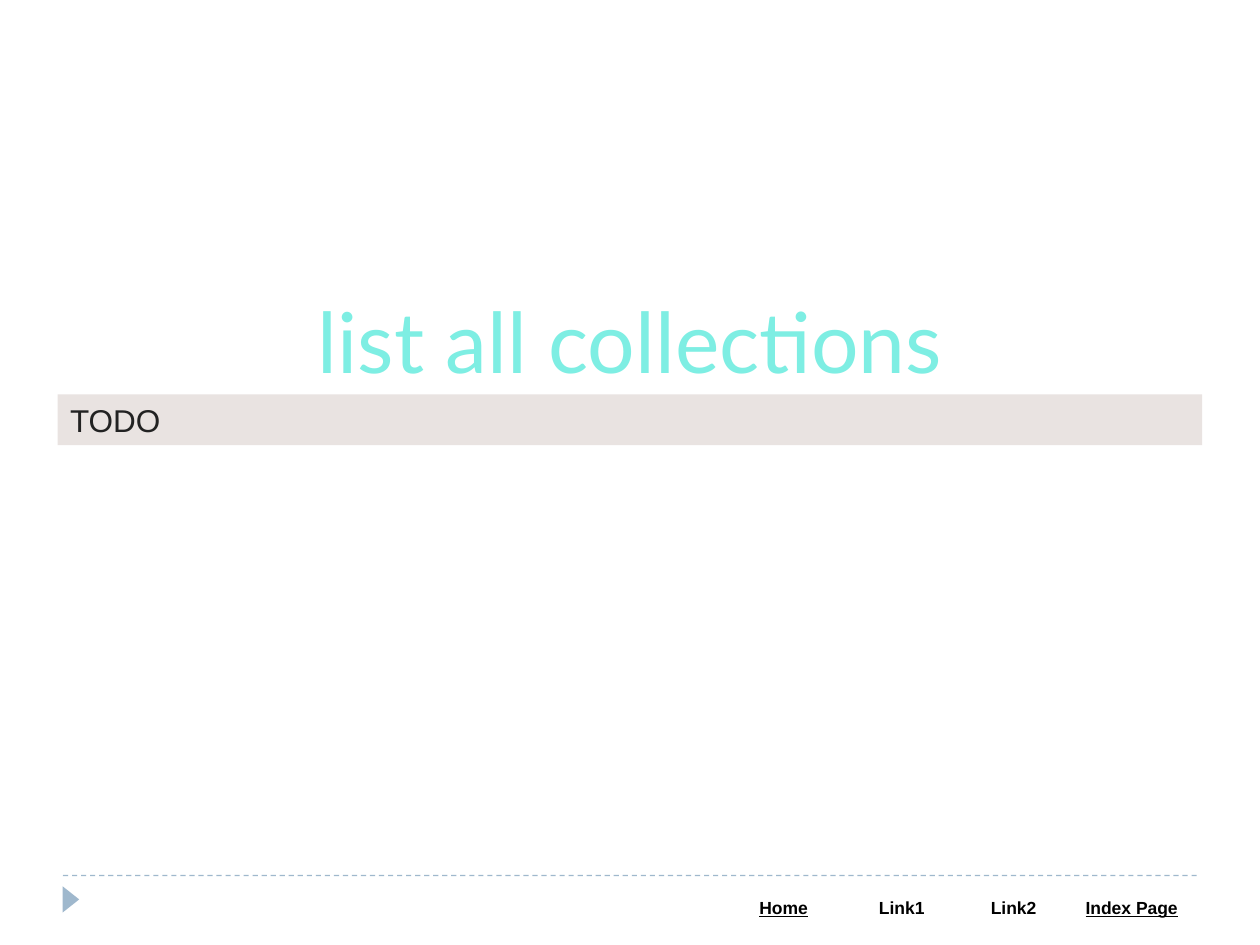
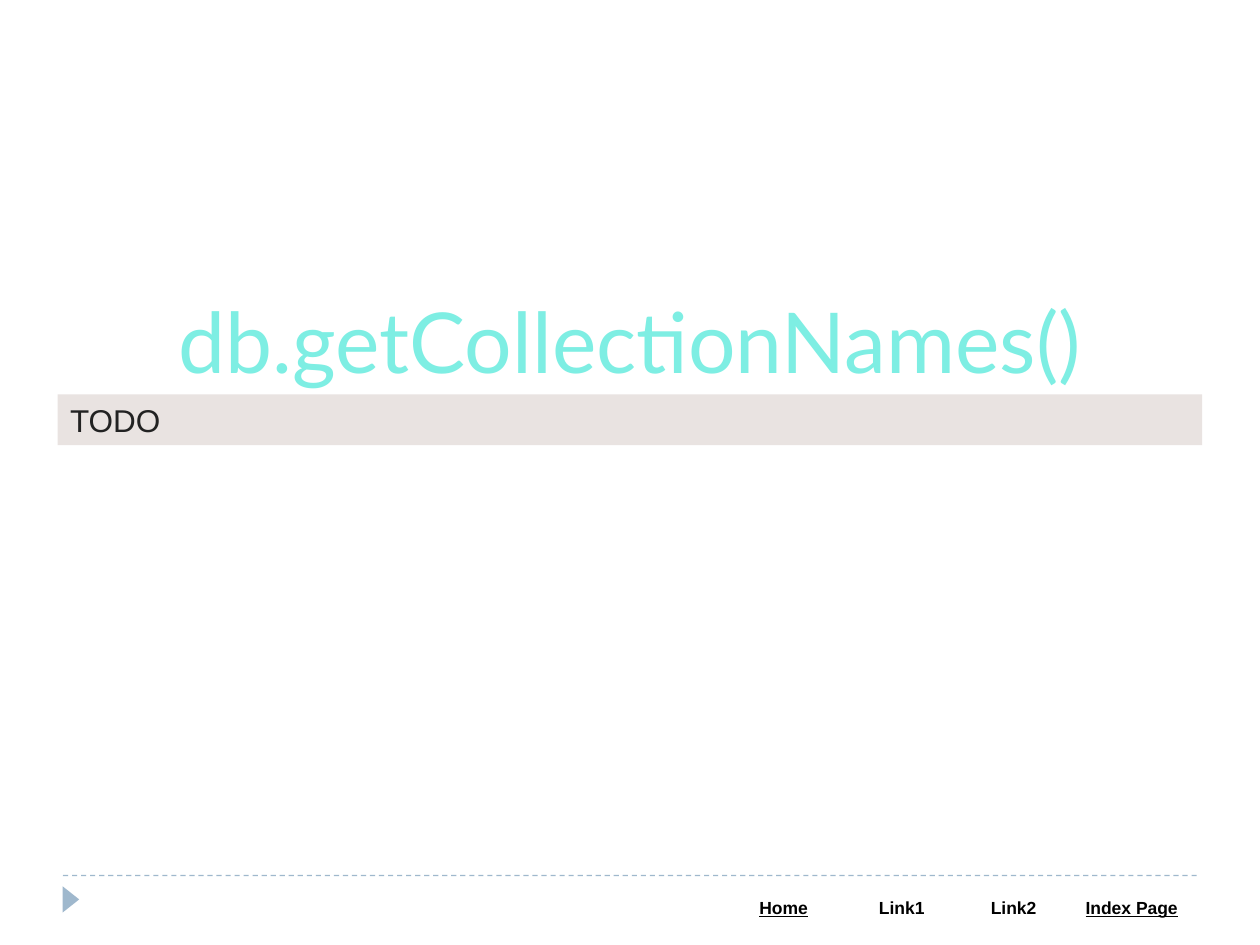
Before and after one commit to Saleel-Bagde/PPT-s, a slide deck: slide 20 of MongoDB.pptx. Drawn at 1260x945 pixels with LibreOffice and Linux fonts; fonts in the diff are those of the drawing. Boxes give left, top, right and bottom in pixels: in the first picture for what was removed or moved away, otherwise in the second. Text is boxed around its words. In the diff, an @@ line names an element or a change of style, - is before the commit and + after.

```diff
--- a/MongoDB.pptx
+++ b/MongoDB.pptx
@@ text at bbox=[179, 308, 1082, 389]: text changed @@
-list all collections
+db.getCollectionNames()
```
Also in this commit, not shown: 12 other slides changed.
